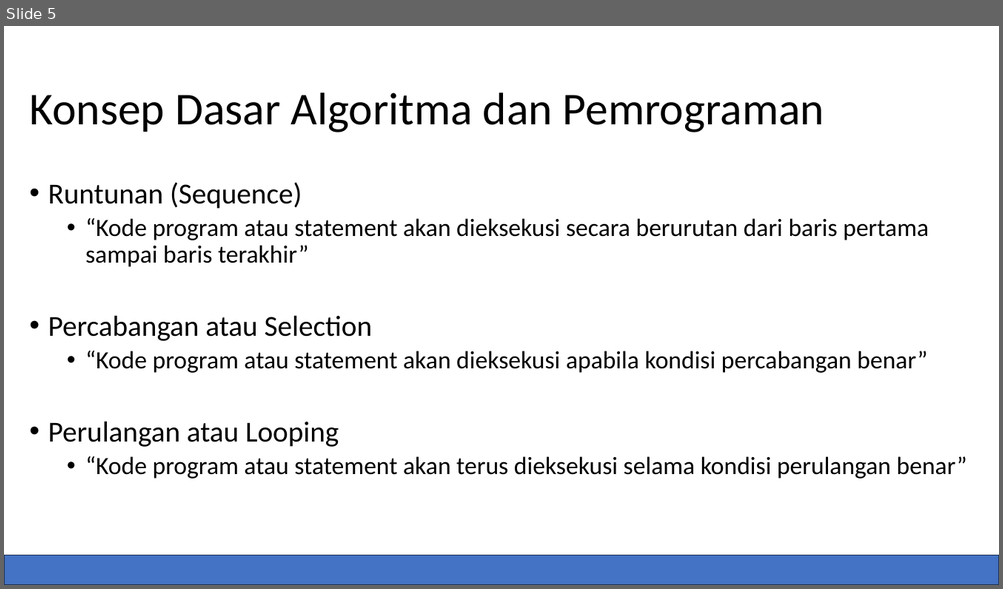
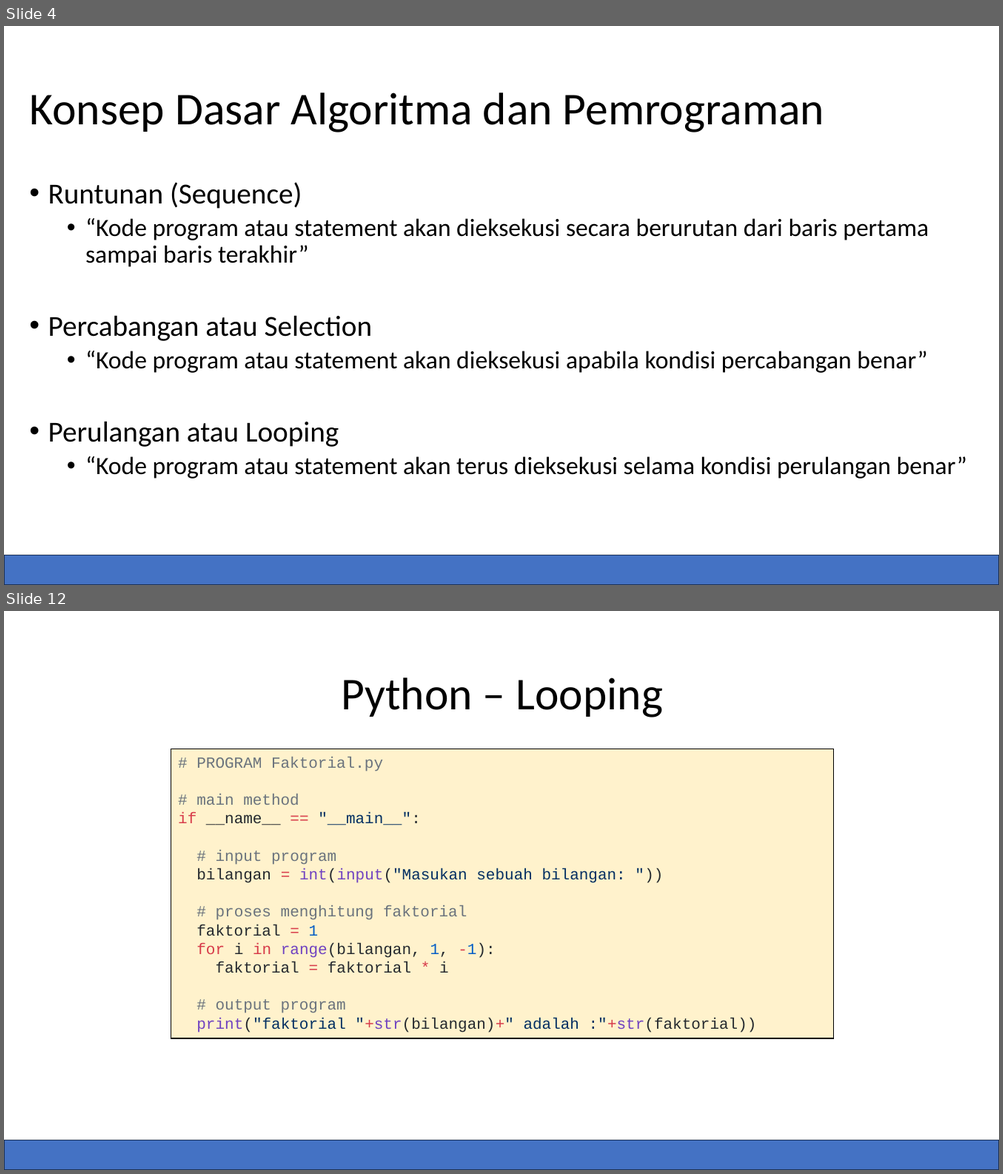
Before and after one commit to kusin/bahan-ajar-ML, a slide deck: dokumentasi ppt/Pertemuan 1 – Pengantar Bahasa Python.pptx. Shown one above the other, each under a label of ours: slide 5 before the commit, slides 4 and 12 after it; the slides between them are not shown. The pictures are 1003x589 and 1003x1174 pixels, drawn with LibreOffice and Linux fonts; fonts in the diff are those of the drawing. Boxes give left, top, right and bottom in pixels: in the first picture for what was removed or moved away, otherwise in the second. Text is boxed around its words. In the diff, an @@ line names an element or a change of style, - is before the commit and + after.

```diff
--- a/dokumentasi ppt/Pertemuan 1 – Pengantar Bahasa Python.pptx
+++ b/dokumentasi ppt/Pertemuan 1 – Pengantar Bahasa Python.pptx
@@ slide 12 added at (4,611,999,1170), background #FFFFFF @@
@@ title added at (341,678,663,718), 44 pt, text #000000 @@
+Python – Looping
@@ rectangle added at (171,749,834,1039), fill #FFF2CC, outline #000000 1 pt, 15 pt, text #24292E @@
+# PROGRAM Faktorial.py
+# main method
+if __name__ == "__main__":
+# input program
+bilangan = int(input("Masukan sebuah bilangan: "))
+# proses menghitung faktorial
+faktorial = 1
+for i in range(bilangan, 1, -1):
+faktorial = faktorial * i
+# output program
+print("faktorial "+str(bilangan)+" adalah :"+str(faktorial))
@@ rectangle added at (4,1141,999,1170), fill #4472C4, outline #1E3256 1 pt @@
@@ what was slide 5 is now slide 4 @@
```
Also in this commit, not shown: 7 slides changed, 6 other slides added, 2 slides removed, 10 other files.
